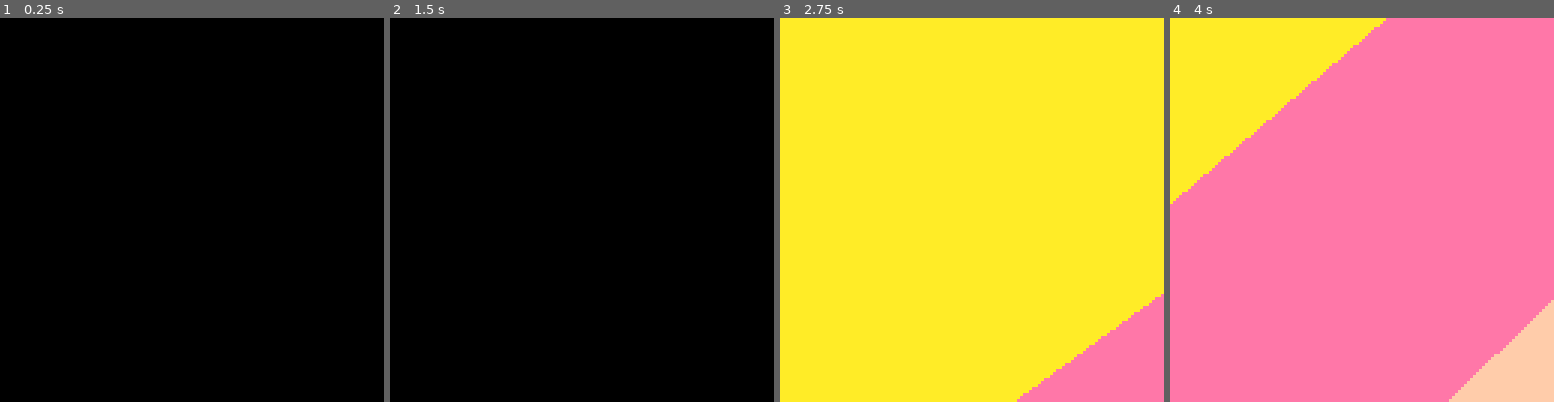
Above: before the commit, frames 1-4 (left to right).
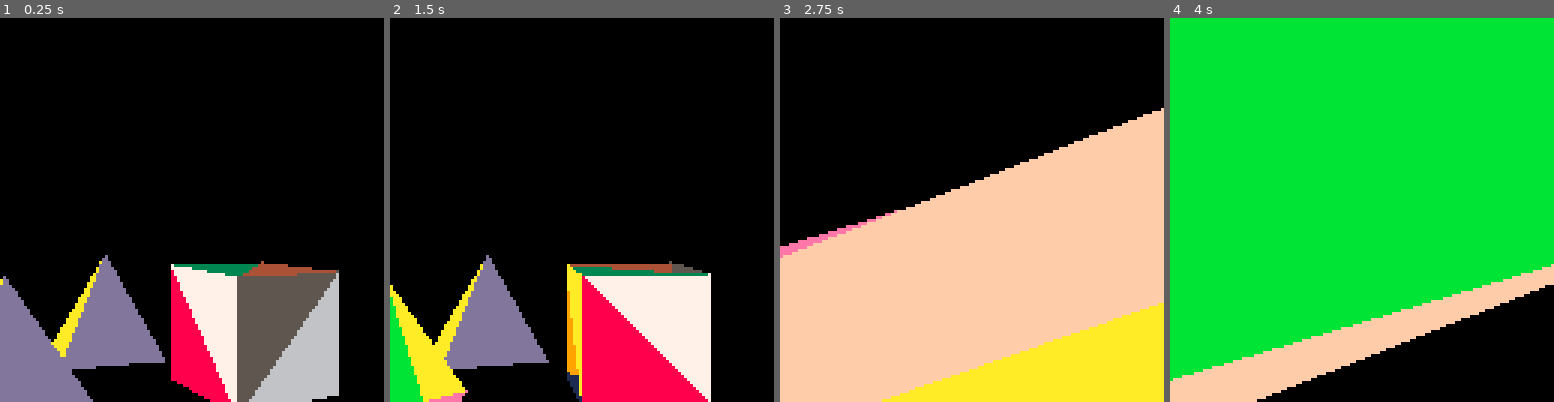
Above: after the commit, the same moments.

Repository: ajbowen249/pico83D
Game: PICO-8 cartridge t2.p8
Same seed, same stepped clock (60 frames per second), same inputs: the game is played once before the commit and once after it.
Inputs:
- Up to frame 1 (0.25 s): no input
- Up to frame 2 (1.5 s): tap X (X key) at 0.33, 1.07 s; tap O (Z key) at 0.7 s
- Up to frame 3 (2.75 s): hold Right 1.6-2.1 s; tap O (Z key) at 1.7, 2.1, 2.5 s; tap X (X key) at 1.85 s; hold Up 2.15-2.42 s; hold Right from 2.47 s (still down)
- Up to frame 4 (4 s): tap O (Z key) at 2.9, 3.3, 3.7 s; tap X (X key) at 2.97 s; release Right at 3.03 s; hold Left 3.08-3.58 s; hold Down 3.63-3.97 s

The runs differ from the first frame. In frame 1, 24% of the frame differs, in the area x 0-89%, y 61-100%; in frame 2, 21%; in frame 3, 96%; in frame 4, 100%, in the area x 0-100%, y 0-100%.

Commit message:
add asset cloning

Diff:
--- a/t2.p8
+++ b/t2.p8
@@ -22,79 +22,20 @@
     c_screen_width = 128
     --end constants
 
-    g_asset_library = parse_asset_library("pyramid,5,6,-5,-5 …(83 unchanged characters)… ,-1,0,0,0,1,0,1,0,0,0,-1,0,0,0,-1,0,0,-1")
-    g_models = { g_asset_library["pyramid"].model }
-    --g_models = {
-    --    {
-    --        vertices = {
-    --            { x = -5, y = -5, z =  0 },
-    --            { x = -5, y =  5, z =  0 },
-    --            { x =  5, y =  5, z =  0 },
-    --            { x =  5, y = -5, z =  0 },
-    --            { x =  0, y =  0, z = 10 },
-    --        },
-    --        faces = {
-    --            { 1, 5, 2, 10 },
-    --            { 2, 5, 3, 11 },
-    --            { 3, 5, 4, 12 },
-    --            { 4, 5, 1, 13 },
-    --            { 1, 2, 3, 14 },
-    --            { 3, 4, 1, 15 },
-    --        },
-    --        normals = {
-    --            { x = -1, y =  0, z =  0, },
-    --            { x =  0, y =  1, z =  0, },
-    --            { x =  1, y =  0, z =  0, },
-    --            { x =  0, y = -1, z =  0, },
-    --            { x =  0, y =  0, z = -1, },
-    --            { x =  0, y =  0, z = -1, },
-    --        },
-    --        loc = { x = 0, y = 30, z = 0 },
-    --        rot = { x = 0, y =  0, z = 0 }
-    --    },
-    --    {
-    --        vertices = {
-    --            { x = -5, y = -5, z =  0 },
-    --            { x = -5, y =  5, z =  0 },
-    --            { x =  5, y =  5, z =  0 },
-    --            { x =  5, y = -5, z =  0 },
-    --            { x = -5, y = -5, z = 10 },
-    --            { x = -5, y =  5, z = 10 },
-    --            { x =  5, y =  5, z = 10 },
-    --            { x =  5, y = -5, z = 10 },
-    --        },
-    --        faces = {
-    --            { 1, 2, 3,  1 }, --bottom
-    --            { 3, 4, 1,  2 }, --
-    --            { 5, 6, 7,  3 }, --top
-    --            { 7, 8, 5,  4 }, --
-    --            { 5, 8, 1,  5 }, --front
-    --            { 4, 1, 8,  6 }, --
-    --            { 6, 5, 1,  7 }, --left
-    --            { 1, 2, 6,  8 }, --
-    --            { 2, 3, 7,  9 }, --back
-    --            { 7, 6, 2, 10 }, --
-    --            { 3, 4, 8, 11 }, --right
-    --            { 8, 7, 3, 12 }, --
-    --        },
-    --        normals = {
-    --            { x =  0, y =  0, z = -1 },
-    --            { x =  0, y =  0, z = -1 },
-    --            { x =  0, y =  0, z =  1 },
-    --            { x =  0, y =  0, z =  1 },
-    --            { x =  0, y = -1, z =  0 },
-    --            { x =  0, y = -1, z =  0 },
-    --            { x = -1, y =  0, z =  0 },
-    --            { x = -1, y =  0, z =  0 },
-    --            { x =  0, y =  1, z =  0 },
-    --            { x =  0, y =  1, z =  0 },
-    --            { x =  1, y =  0, z =  0 },
-    --            { x =  1, y =  0, z =  0 },
-    --        },
-    --        loc = { x = 20, y = 30, z = 0 },
-    --        rot = { x =  0, y =  0, z = 0 }
-    --    }
-    --}
+    g_asset_library = parse_asset_library("pyramid,5,6,-5,-5 …(83 unchanged characters)… ,-1,0,0,0,1,0,1,0,0,0,-1,0,0,0,-1,0,0,-1,cube,8,12,-5,-5,0,-5,5,0,5,5,0,5,-5,0,-5,-5,10,-5,5,10,5,5,10,5,-5,10,1,2,3,1,3,4,1,2,5,6,7,3,7,8,5,4,5,8,1,5,4,1,8,6,6,5,1,7,1,2,6,8,2,3,7,9,7,6,2,10,3,4,8,11,8,7,3,12,0,0,-1,0,0,-1,0,0,1,0,0,1,0,-1,0,0,-1,0,-1,0,0,-1,0,0,0,1,0,0,1,0,1,0,0,1,0,0")
+    local pyramid1 = get_asset(g_asset_library, "pyramid").model
+    pyramid1.loc = { x = 0, y = 30, z = 0 }
+    pyramid1.rot = { x = 0, y =  0, z = 0 }
+
+    local pyramid2 = get_asset(g_asset_library, "pyramid").model
+    pyramid2.loc = { x = 10, y = 45, z = 0 }
+    pyramid2.rot = { x =  0, y =  0, z = 0 }
+
+    local cube = get_asset(g_asset_library, "cube").model
+    cube.loc = { x = 20, y = 30, z = 0 }
+    cube.rot = { x =  0, y =  0, z = 0 }
+
+    g_models = { pyramid1, pyramid2, cube }
 
     g_camera = {
         loc = { x = 0, y = -15, z =  15 },
@@ -107,7 +48,7 @@
 
 function _update60()
     g_models[1].rot.z = (g_models[1].rot.z + 0.005) % 1
-    --g_models[2].rot.z = (g_models[2].rot.z + 0.0025) % 1
+    g_models[3].rot.z = (g_models[3].rot.z + 0.0025) % 1
 
     local move_vector = { x = 0, y = 0, z = 0 }
 
@@ -492,6 +433,18 @@
     end
 end
 
+-- stole this from stackoverflow
+-- https://stackoverflow.com/questions/640642/how-do-you-copy-a-lua-table-by-value
+function copy(obj, seen)
+    if type(obj) ~= 'table' then return obj end
+    if seen and seen[obj] then return seen[obj] end
+    local s = seen or {}
+    local res = setmetatable({}, getmetatable(obj))
+    s[obj] = res
+    for k, v in pairs(obj) do res[copy(k, s)] = copy(v, s) end
+    return res
+end
+
 -->8
 -- asset library parser
 -- this is intented to take some dead-simple
@@ -511,7 +464,6 @@
     local index = 1
     local length = #library
 
-    -- whaddaya know...it's cstdlib's strtok()
     function next_token(allow_end, num_cast)
         if allow_end == nil then allow_end = false end
         if num_cast == nil then num_cast = true end
@@ -590,6 +542,12 @@
     return library
 end
 
+function get_asset(library, name)
+    local original = library[name]
+    assert(original != nil, "Asset " .. name .. " not found")
+    return copy(original)
+end
+
 __gfx__
 ccc11111000000000000000000000000000000000000000000000000000000000000000000000000000000000000000000000000000000000000000000000000
 cc177111000000000000000000000000000000000000000000000000000000000000000000000000000000000000000000000000000000000000000000000000
